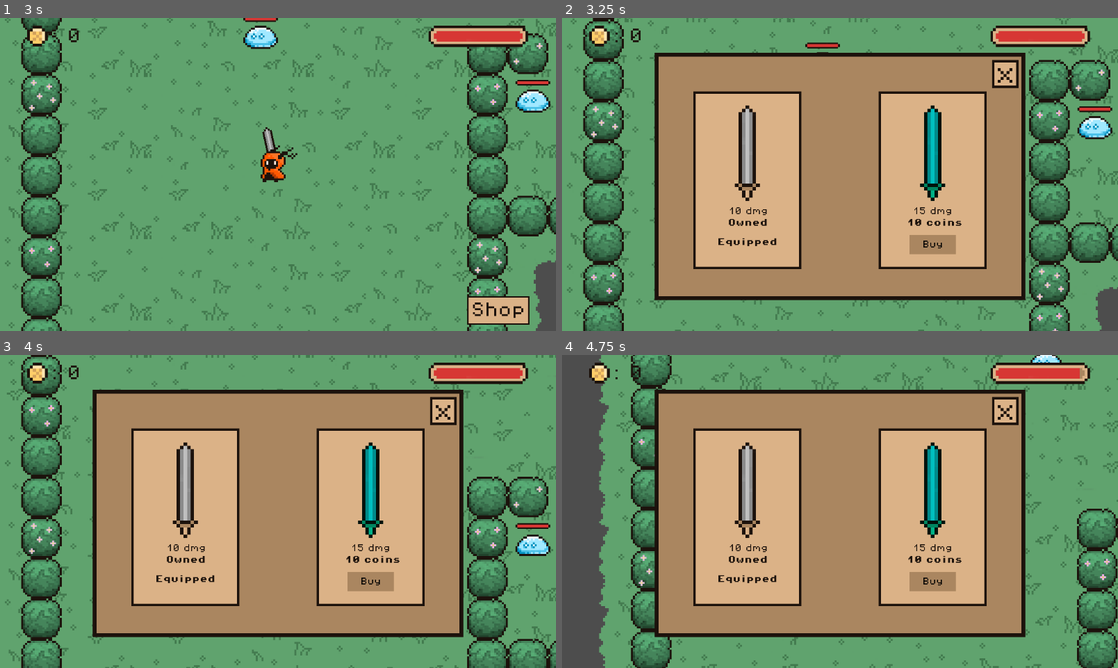
Above: before the commit, frames 1-4 (two rows, left to right).
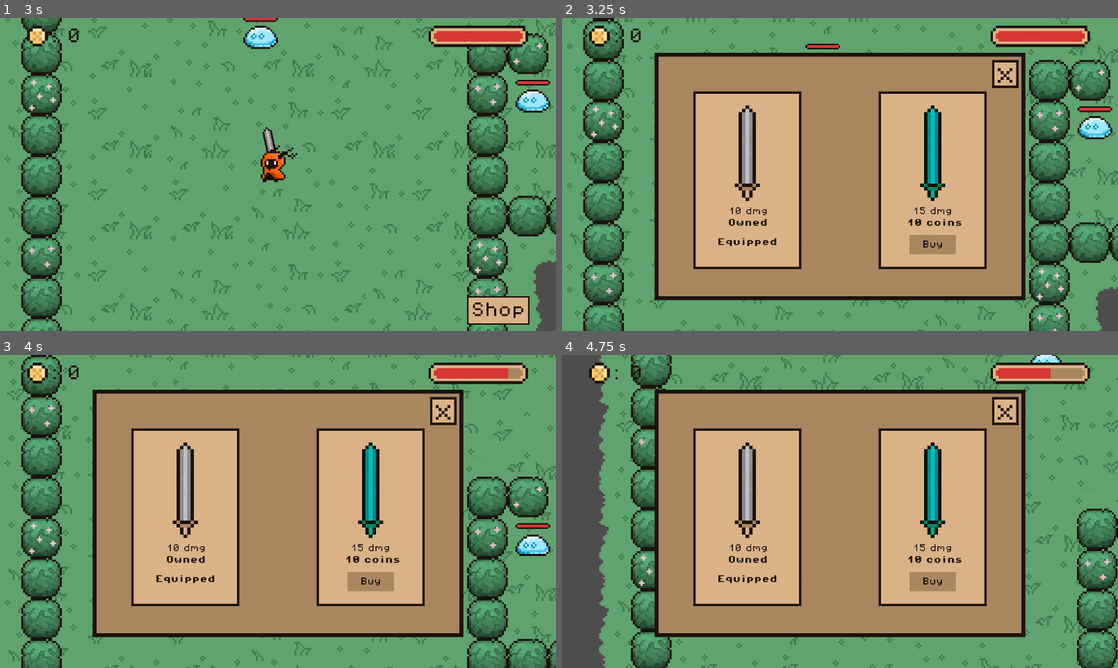
Above: after the commit, the same moments.

Repository: hakalochka/game2
Game: Godot game, scene res://scenes/game.tscn
Two runs of this game, one before a commit and one after it. Both use one fixed random seed, a clock stepped at 60 frames per second and the inputs below.
Inputs (mouse positions are in pixels of both pictures, inside the frame that each line leads up to):
- Up to frame 1 (3 s): click "Shop" at 0.5 s; click "Buy" at 1.25 s; click "x" at 2 s; move the mouse to (250, 237) at 2.77 s; hold W (up) from 2.78 s (still down); click (250, 237) at 2.85 s
- Up to frame 2 (3.25 s): keep holding W (up); tap X (shop) at 3.02 s
- Up to frame 3 (4 s): keep holding W (up); move the mouse to (444, 558) at 3.52 s; click (444, 558) at 3.6 s; tap X (shop) at 3.77 s
- Up to frame 4 (4.75 s): move the mouse to (673, 464) at 4.27 s; release W (up) at 4.28 s; hold A (left) from 4.28 s (still down); click (673, 464) at 4.35 s

Frame 1 is identical in both runs. In frame 2, 0.1% of the frame differs, in the area x 43-50%, y 7-12%; in frame 3, less than 0.1%; in frame 4, 0.2%, in the area x 87-94%, y 4-8%.

Commit message:
fixed slime animation

Diff:
--- a/scripts/slime.gd
+++ b/scripts/slime.gd
@@ -10,6 +10,7 @@
 @onready var respawn_timer: Timer = $respawnTimer
 
 @export var speed: int = 25
+@export var direction: float = 0
 @export var player = null
 @export var stop_distance: float = 5
 
@@ -29,37 +30,37 @@
 
 func _ready() -> void:
 	spawn_position = global_position
+	animated_sprite.play("idle")
 
 func updateAnimation(direction: Vector2):
 	if isDead: return
-	if direction.length() == 0:
-		if animated_sprite.animation != "idle":
-			animated_sprite.play("idle")
-	else:
+	if direction.length() != 0:
 		if animated_sprite.animation != "move":
 			animated_sprite.play("move")
+
 	#if direction.length() == 0:
-		#animated_sprite.play("idle")
+		#if animated_sprite.animation != "idle":
+			#animated_sprite.play("idle")
 	#else:
-		#animated_sprite.play("move")
+		#if animated_sprite.animation != "move":
+			#animated_sprite.play("move")
 
 
 func _physics_process(delta: float) -> void:
 
 	if isDead: return
 
-	#if player:
-		## Update RayCast2D direction dynamically
-		#LOS.target_position = player.global_position - global_position
-		#LOS.force_raycast_update()  # Force an immediate update
-		#if has_clear_line_of_sight():
-			#var distance_to_player = global_position.distance_to(player.global_position)
-			#if distance_to_player > stop_distance:
-				#var direction = (player.global_position - global_position).normalized()
-				#if direction.length() > 0:
-					#global_position += direction * speed * delta
-
-				#updateAnimation(direction)
+	if player:
+		# Update RayCast2D direction dynamically
+		LOS.target_position = player.global_position - global_position
+		LOS.force_raycast_update()  # Force an immediate update
+		if has_clear_line_of_sight():
+			var distance_to_player = global_position.distance_to(player.global_position)
+			if distance_to_player > stop_distance:
+				var direction = (player.global_position - global_position).normalized()
+				if direction.length() > 0:
+					global_position += direction * speed * delta
+				updateAnimation(direction)
 
 
 
@@ -87,6 +88,7 @@
 
 func _on_player_check_body_exited(body: Node2D) -> void:
 	if body is Player: player = null
+	animated_sprite.play("idle")
 
 func has_clear_line_of_sight() -> bool:
 	if not player:
--- a/scripts/slime_hit_box.gd
+++ b/scripts/slime_hit_box.gd
@@ -1,2 +1,2 @@
 extends Area2D
-@export var damage_given: int = 10
+@export var damage_given: int = 20
